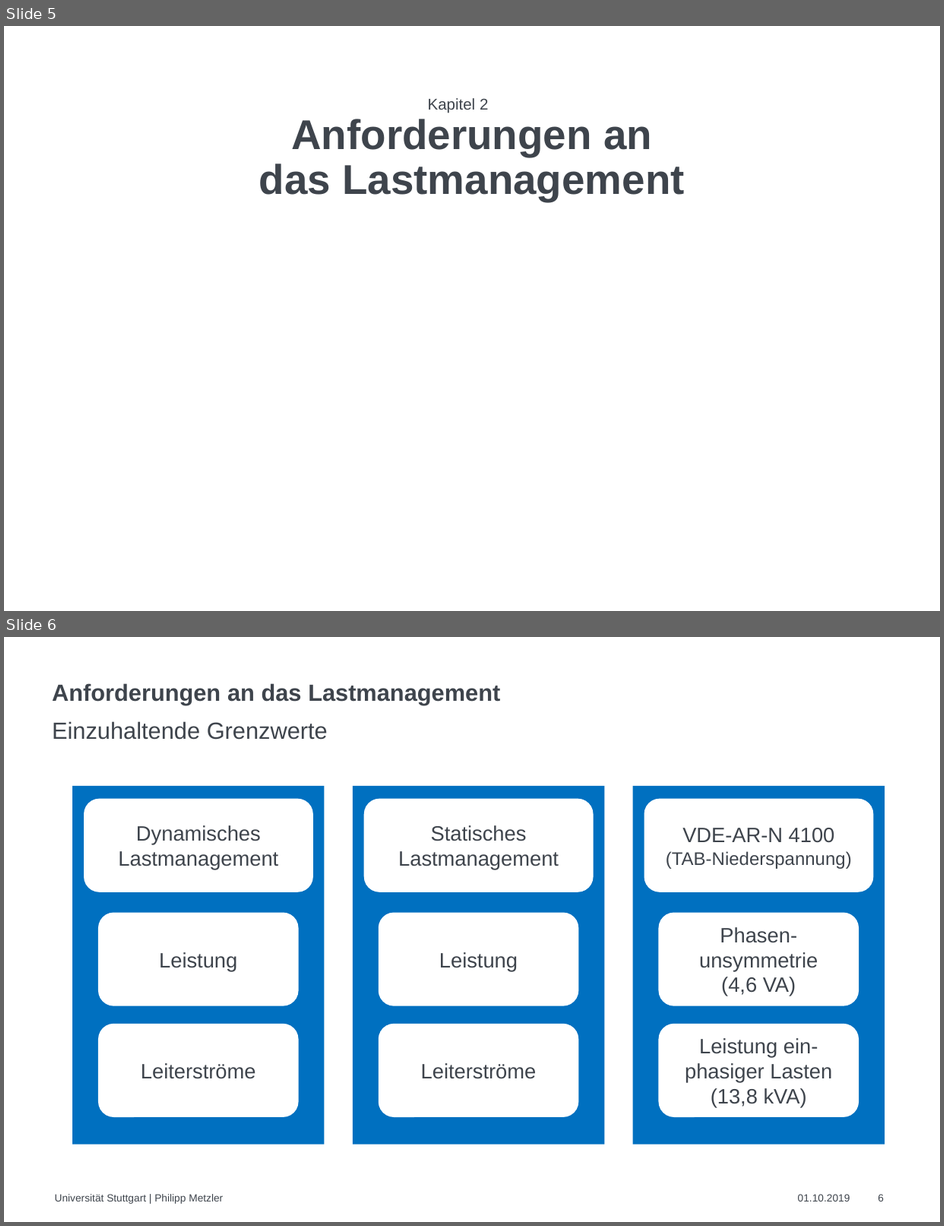
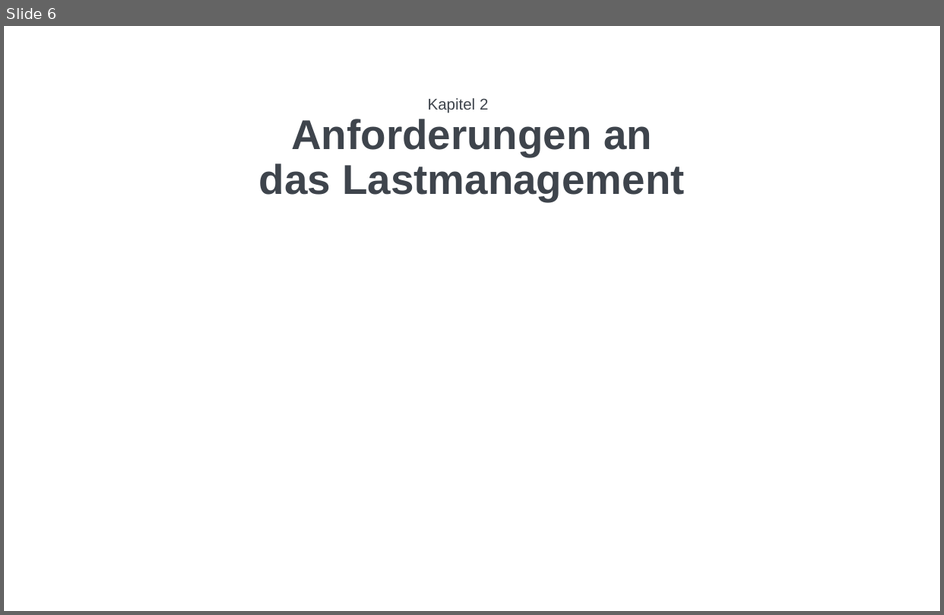
Before and after one commit to CHPhilipp/Sonsitige-Dokumente, a slide deck: Präsentation 16 zu 10 - IEH.pptx. Shown one above the other, each under a label of ours: slides 5 and 6 before the commit, slide 6 after it. The pictures are 944x1226 and 944x615 pixels, drawn with LibreOffice and Linux fonts; fonts in the diff are those of the drawing; background and template pictures are left out. Boxes give left, top, right and bottom in pixels: in the first picture for what was removed or moved away, otherwise in the second. Text is boxed around its words. In the diff, an @@ line names an element or a change of style, - is before the commit and + after.

```diff
--- a/Präsentation 16 zu 10 - IEH.pptx
+++ b/Präsentation 16 zu 10 - IEH.pptx
@@ slide 6 removed at [4,637,940,1222], background #FFFFFF @@
@@ title removed at [52,683,500,705] @@
-Anforderungen an das Lastmanagement
@@ text removed at [52,721,328,740] @@
-Einzuhaltende Grenzwerte
@@ group removed at [72,786,324,1145]: 3 rounded rectangles, 1 rectangle @@
-Dynamisches Lastmanagement
-Leistung
-Leiterströme
@@ group removed at [352,786,604,1145]: 3 rounded rectangles, 1 rectangle @@
-Statisches Lastmanagement
-Leistung
-Leiterströme
@@ group removed at [633,786,885,1145]: 3 rounded rectangles, 1 rectangle @@
-VDE-AR-N 4100
-(TAB-Niederspannung)
-Phasen-unsymmetrie
-(4,6 VA)
-Leistung ein-phasiger Lasten
-(13,8 kVA)
@@ text removed at [55,1194,223,1204] @@
-Universität Stuttgart | Philipp Metzler
@@ text removed at [798,1194,851,1202] @@
-01.10.2019
@@ page number removed at [878,1194,884,1202] @@
-6
@@ what was slide 5 is now slide 6 @@
```
Also in this commit, not shown: 7 slides changed, 5 slides added.
